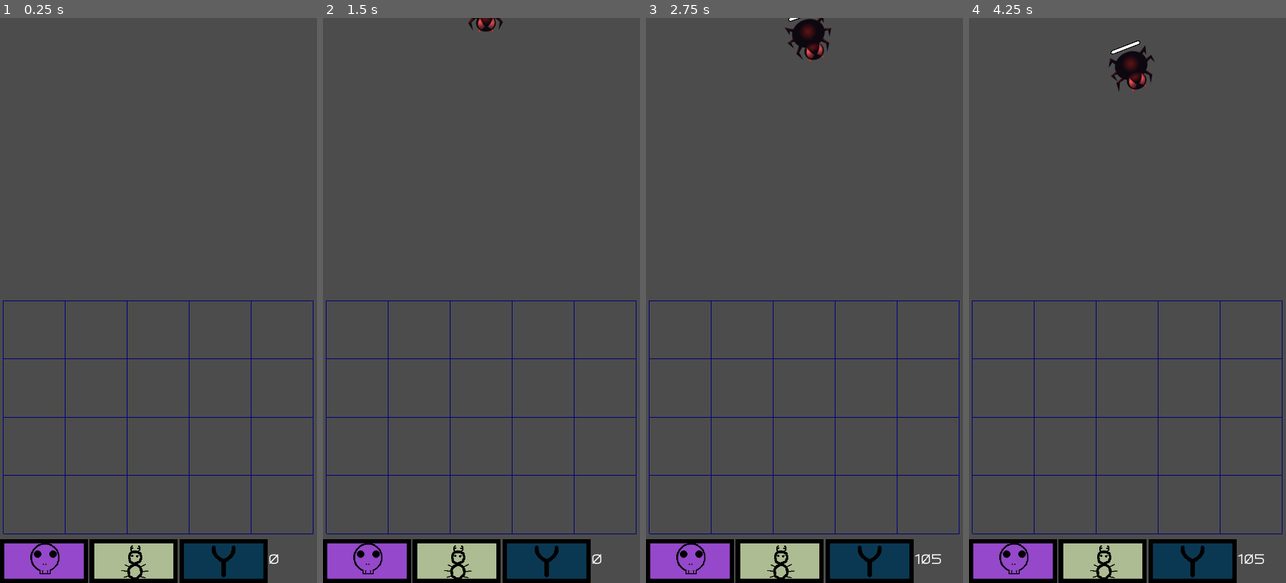
Above: before the commit, frames 1-4 (left to right).
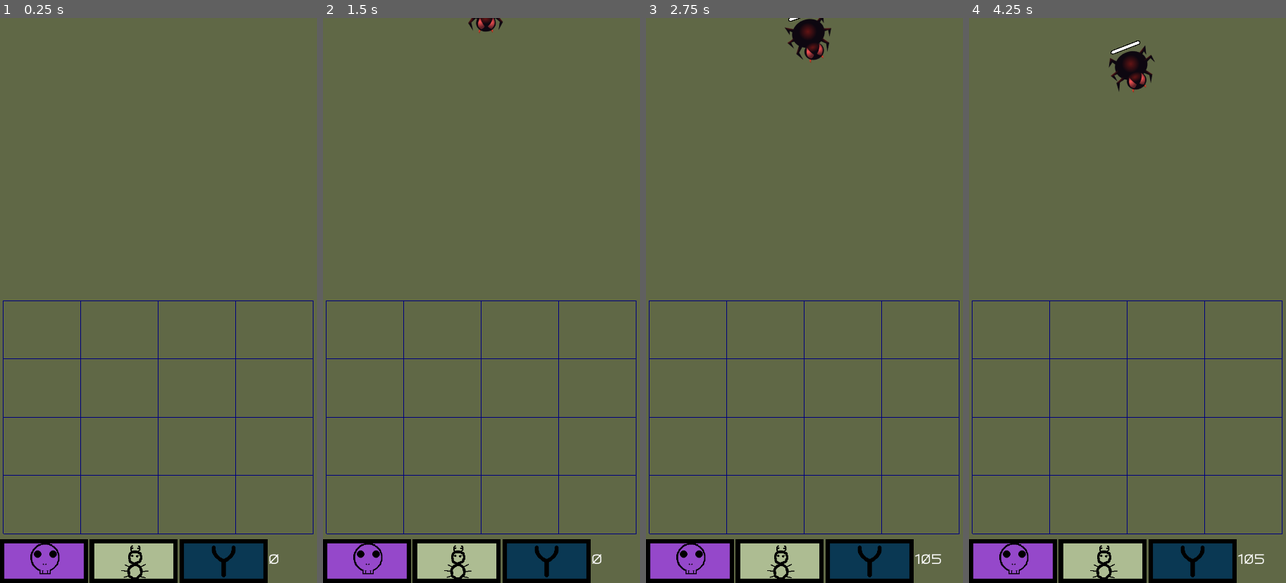
Above: after the commit, the same moments.

Repository: algch/Pest-Control
Game: Godot game, scene res://game_modes/Waves.tscn
The game is run twice, just before and just after one commit, with the same random seed, the same clock (stepped at 60 frames per second) and the same inputs.
Inputs (mouse positions are in pixels of both pictures, inside the frame that each line leads up to):
- Up to frame 1 (0.25 s): no input
- Up to frame 2 (1.5 s): click (367, 560) at 0.5 s; click (456, 560) at 1.25 s
- Up to frame 3 (2.75 s): click (871, 560) at 2 s
- Up to frame 4 (4.25 s): click (1013, 560) at 2.75 s; click (1102, 560) at 3.5 s

The runs differ from the first frame. In frame 1, 93% of the frame differs, in the area x 0-100%, y 0-100%; in frame 2, 93%; in frame 3, 92%; in frame 4, 92%.

Commit message:
changed background and grid size

Diff:
--- a/draggable_items/ItemHandler.gd
+++ b/draggable_items/ItemHandler.gd
@@ -7,7 +7,7 @@
 var poison_class = preload("res://draggable_items/poison/Poison.tscn")
 var ant_class = preload("res://draggable_items/ant/Ant.tscn")
 
-var horizontal_slots = 5
+var horizontal_slots = 4
 var vertical_slots = 4
 onready var h_slot_size = $DraggableArea.position.x / self.horizontal_slots
 onready var v_slot_size = $DraggableArea.position.y / self.vertical_slots
--- a/project.godot
+++ b/project.godot
@@ -61,4 +61,5 @@
 
 [rendering]
 
+environment/default_clear_color=Color( 0.380392, 0.411765, 0.278431, 1 )
 environment/default_environment="res://default_env.tres"
